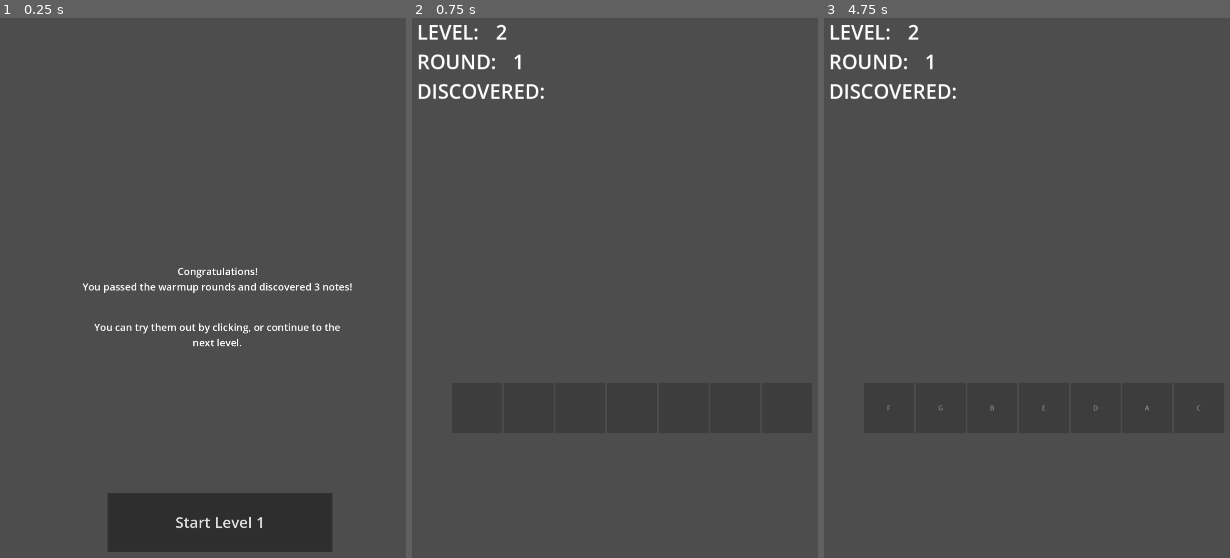
Above: before the commit, frames 1-3 (left to right).
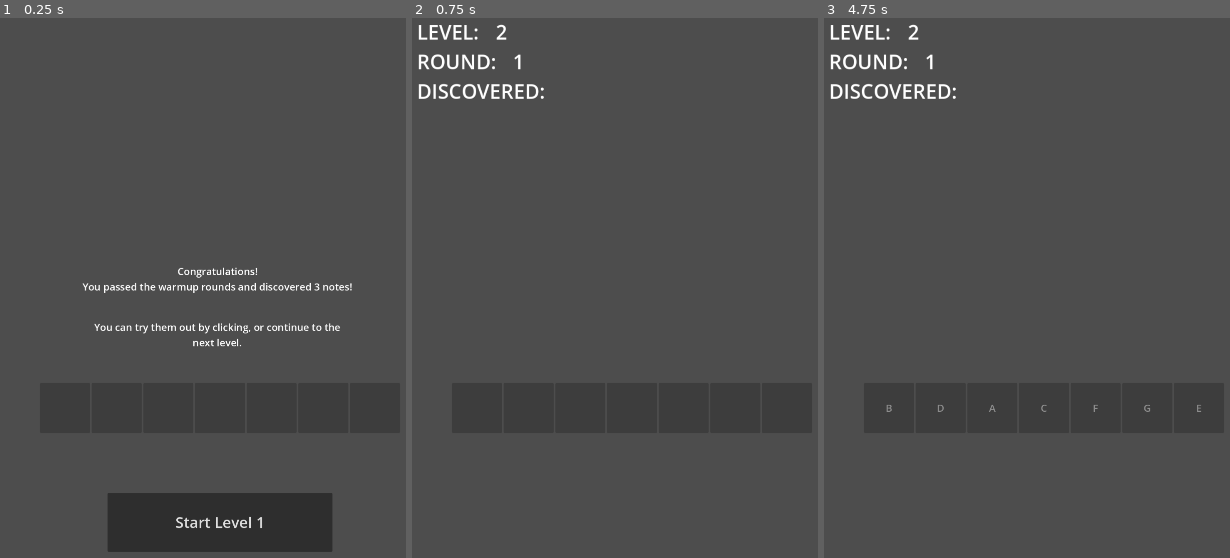
Above: after the commit, the same moments.

Repository: nenomancer/chromatone
Game: Godot game, scene res://scenes/dialogue.tscn
Two runs of this game, one before a commit and one after it. Both use one fixed random seed, a clock stepped at 60 frames per second and the inputs below. The project has no main scene, so this scene is started directly.
Inputs:
- Up to frame 1 (0.25 s): no input
- Up to frame 2 (0.75 s): click "Start Level 1" at 0.5 s
- Up to frame 3 (4.75 s): tap Enter at 1.25, 2.75, 4.25 s; tap Space at 2, 3.5 s

The runs differ from the first frame. In frame 3, less than 0.1% of the frame differs, in the area x 15-93%, y 71-73%.

Commit message:
add a color_button scene (and script, will be removed)

Diff:
--- a/scenes/buttons_ui.tscn
+++ b/scenes/buttons_ui.tscn
@@ -1,6 +1,7 @@
-[gd_scene load_steps=2 format=3 uid="uid://dalofv5jucuck"]
+[gd_scene load_steps=3 format=3 uid="uid://dalofv5jucuck"]
 
 [ext_resource type="Script" path="res://scripts/buttons_ui.gd" id="1_nhimn"]
+[ext_resource type="PackedScene" uid="uid://cb5ok8yc1mxwr" path="res://scenes/color_button.tscn" id="2_o43os"]
 
 [node name="ButtonsUI" type="Control"]
 layout_mode = 3
@@ -28,30 +29,23 @@
 grow_vertical = 2
 columns = 7
 
-[node name="Button" type="Button" parent="GridContainer"]
-custom_minimum_size = Vector2(120, 120)
+[node name="ColorButton" parent="GridContainer" instance=ExtResource("2_o43os")]
 layout_mode = 2
 
-[node name="Button2" type="Button" parent="GridContainer"]
-custom_minimum_size = Vector2(120, 120)
+[node name="ColorButton2" parent="GridContainer" instance=ExtResource("2_o43os")]
 layout_mode = 2
 
-[node name="Button3" type="Button" parent="GridContainer"]
-custom_minimum_size = Vector2(120, 120)
+[node name="ColorButton3" parent="GridContainer" instance=ExtResource("2_o43os")]
 layout_mode = 2
 
-[node name="Button4" type="Button" parent="GridContainer"]
-custom_minimum_size = Vector2(120, 120)
+[node name="ColorButton4" parent="GridContainer" instance=ExtResource("2_o43os")]
 layout_mode = 2
 
-[node name="Button5" type="Button" parent="GridContainer"]
-custom_minimum_size = Vector2(120, 120)
+[node name="ColorButton5" parent="GridContainer" instance=ExtResource("2_o43os")]
 layout_mode = 2
 
-[node name="Button6" type="Button" parent="GridContainer"]
-custom_minimum_size = Vector2(120, 120)
+[node name="ColorButton6" parent="GridContainer" instance=ExtResource("2_o43os")]
 layout_mode = 2
 
-[node name="Button7" type="Button" parent="GridContainer"]
-custom_minimum_size = Vector2(120, 120)
+[node name="ColorButton7" parent="GridContainer" instance=ExtResource("2_o43os")]
 layout_mode = 2
--- /dev/null
+++ b/scenes/color_button.tscn
@@ -0,0 +1,10 @@
+[gd_scene load_steps=2 format=3 uid="uid://cb5ok8yc1mxwr"]
+
+[ext_resource type="Script" path="res://scripts/color_button.gd" id="1_0m3n6"]
+
+[node name="ColorButton" type="Button"]
+custom_minimum_size = Vector2(120, 120)
+offset_right = 120.0
+offset_bottom = 120.0
+theme_override_font_sizes/font_size = 24
+script = ExtResource("1_0m3n6")
--- a/scenes/dialogue.tscn
+++ b/scenes/dialogue.tscn
@@ -52,8 +52,8 @@
 anchor_bottom = 0.5
 offset_left = -204.0
 offset_top = -67.0
-offset_right = 204.0
-offset_bottom = 67.0
+offset_right = 164.0
+offset_bottom = 53.0
 grow_horizontal = 2
 grow_vertical = 2
 
--- a/scripts/buttons_ui.gd
+++ b/scripts/buttons_ui.gd
@@ -51,3 +51,13 @@
 			button.disabled = false
 		else:
 			button.disabled = true
+
+func enable_discovered_buttons():
+	var note_list = color_note_pairs.keys() # Get notes
+
+	for button in buttons:
+		var note = button.get_meta("note")
+		if note in GameManager.discovered_notes:
+			button.disabled = false
+		else:
+			button.disabled = true
--- /dev/null
+++ b/scripts/color_button.gd
@@ -0,0 +1,15 @@
+extends Button
+
+#signal note_selected
+
+# Called when the node enters the scene tree for the first time.
+func _ready() -> void:
+	#pressed.connect(on_button_pressed)
+			#button.pressed.connect(on_button_pressed.bind(button))
+
+	pass # Replace with function body.
+
+
+# Called every frame. 'delta' is the elapsed time since the previous frame.
+func _process(delta: float) -> void:
+	pass
--- a/scripts/dialogue.gd
+++ b/scripts/dialogue.gd
@@ -1,16 +1,23 @@
 extends Control
 
 @export var discovered_notes_display: HBoxContainer
-
+const COLOR_BUTTON = preload("res://scenes/color_button.tscn")
 # Called when the node enters the scene tree for the first time.
 func _ready() -> void:
-	for note in GameManager.discovered_notes:
-		var color = GameManager.color_note_pairs[note]['color']
-		var button = Button.new()
-		button.modulate = color
-		button.custom_minimum_size = Vector2(120, 120)
-		button.connect("_on_button_pressed", Callable(GameManager, "play_note").bind(note))
-		discovered_notes_display.add_child(button)
+	#pass
+	load_buttons()
+	#var buttons = discovered_notes_display.get_children()
+	#var note_list = GameManager.color_note_pairs.keys() # Get notes
+#
+	#
+	#for index in range(GameManager.discovered_notes.size()):
+		##var index = GameManager.discovered_notes.
+		#var note = note_list[index]
+		#var color = GameManager.color_note_pairs[note]['color']
+		#var button = buttons[index]
+		#
+		#button.modulate = color
+		#button.set_meta("note", note)
 
 
 # Called every frame. 'delta' is the elapsed time since the previous frame.
@@ -19,3 +26,18 @@
 
 func _on_start_level_pressed() -> void:
 	get_tree().change_scene_to_file(GameManager.LEVELS_UI)
+
+# NOT WORKING, NOT SURE IF NEEDED, NEEDS TO BE REFACTORED FOR SURE
+func load_buttons() -> void:
+	print("loading buttons...")
+	var buttons_ui = GameManager.BUTTONS_UI.instantiate()
+	add_child(buttons_ui)
+	buttons_ui.note_selected.connect(on_dialogue_press)
+	#buttons_ui.disable_buttons()
+	buttons_ui.enable_buttons()
+	buttons_ui.enable_discovered_buttons()
+
+func on_dialogue_press(note) -> void:
+	print("PRESSING NOTE: ")
+	print(note)
+	GameManager.play_note(note)
--- a/scripts/levels_ui.gd
+++ b/scripts/levels_ui.gd
@@ -68,9 +68,9 @@
 
 func start_round() -> void:
 	if (GameManager.current_round == 3):
-		emit_signal("note_discovered")
 		var random_note = GameManager.get_random_note(GameManager.get_undiscovered_notes())
 		GameManager.add_discovered_note(random_note)
+		emit_signal("note_discovered")
 
 	guess_index = 0
 
--- a/scripts/warmup_ui.gd
+++ b/scripts/warmup_ui.gd
@@ -35,8 +35,6 @@
 	end_round()
 
 func start_level_1() -> void:
-	#GameManager.set_level(1)
-	#GameManager.set_round(1)
 	get_tree().change_scene_to_file(GameManager.DIALOGUE)
 
 func start_round() -> void:
